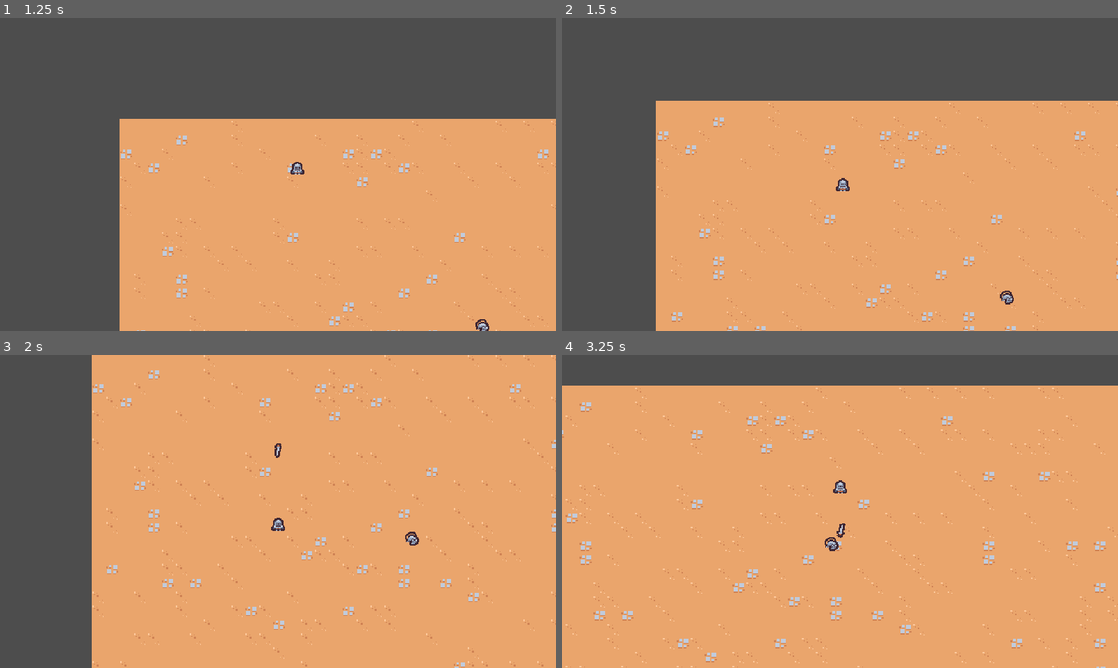
Above: before the commit, frames 1-4 (two rows, left to right).
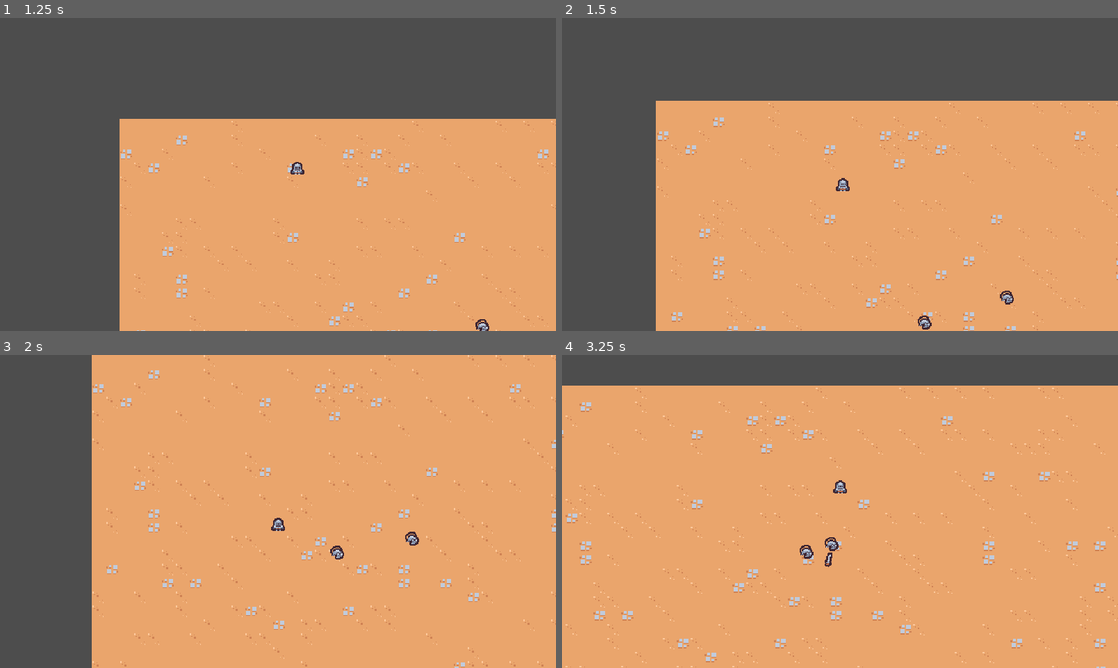
Above: after the commit, the same moments.

Repository: ToraSpaceLab/Survivors
Game: Godot game, scene res://scenes/main/main.tscn
Two runs of this game, one before a commit and one after it. Both use one fixed random seed, a clock stepped at 60 frames per second and the inputs below.
Inputs:
- Up to frame 1 (1.25 s): hold D (move_right) from 0.53 s (still down)
- Up to frame 2 (1.5 s): release D (move_right) at 1.28 s; hold S (move_down) from 1.28 s (still down)
- Up to frame 3 (2 s): keep holding S (move_down)
- Up to frame 4 (3.25 s): release S (move_down) at 2.03 s; hold D (move_right) 2.03-2.78 s; hold W (move_up) from 2.78 s (still down)

Frame 1 is identical in both runs. In frame 2, less than 0.1% of the frame differs, in the area x 64-67%, y 95-100%; in frame 3, 0.1%; in frame 4, 0.2%, in the area x 42-51%, y 53-68%.

Commit message:
Targeting Enemies With Sword Ability

Diff:
--- a/scenes/ability/sword_ability/sword_ability.tscn
+++ b/scenes/ability/sword_ability/sword_ability.tscn
@@ -1,6 +1,33 @@
 [gd_scene load_steps=5 format=3 uid="uid://b0lwqvy0nwd6r"]
 
 [ext_resource type="Texture2D" uid="uid://3mpm640a0xo3" path="res://scenes/ability/sword_ability/sword.png" id="1_14xrd"]
+
+[sub_resource type="Animation" id="Animation_0rv2x"]
+length = 0.001
+tracks/0/type = "value"
+tracks/0/imported = false
+tracks/0/enabled = true
+tracks/0/path = NodePath("Sprite2D:rotation")
+tracks/0/interp = 1
+tracks/0/loop_wrap = true
+tracks/0/keys = {
+"times": PackedFloat32Array(0),
+"transitions": PackedFloat32Array(1),
+"update": 0,
+"values": [0.0]
+}
+tracks/1/type = "value"
+tracks/1/imported = false
+tracks/1/enabled = true
+tracks/1/path = NodePath("Sprite2D:scale")
+tracks/1/interp = 1
+tracks/1/loop_wrap = true
+tracks/1/keys = {
+"times": PackedFloat32Array(0),
+"transitions": PackedFloat32Array(1),
+"update": 0,
+"values": [Vector2(1, 1)]
+}
 
 [sub_resource type="Animation" id="Animation_xyau1"]
 resource_name = "swing"
@@ -45,33 +72,6 @@
 }]
 }
 
-[sub_resource type="Animation" id="Animation_0rv2x"]
-length = 0.001
-tracks/0/type = "value"
-tracks/0/imported = false
-tracks/0/enabled = true
-tracks/0/path = NodePath("Sprite2D:rotation")
-tracks/0/interp = 1
-tracks/0/loop_wrap = true
-tracks/0/keys = {
-"times": PackedFloat32Array(0),
-"transitions": PackedFloat32Array(1),
-"update": 0,
-"values": [0.0]
-}
-tracks/1/type = "value"
-tracks/1/imported = false
-tracks/1/enabled = true
-tracks/1/path = NodePath("Sprite2D:scale")
-tracks/1/interp = 1
-tracks/1/loop_wrap = true
-tracks/1/keys = {
-"times": PackedFloat32Array(0),
-"transitions": PackedFloat32Array(1),
-"update": 0,
-"values": [Vector2(1, 1)]
-}
-
 [sub_resource type="AnimationLibrary" id="AnimationLibrary_fj5y3"]
 _data = {
 "RESET": SubResource("Animation_0rv2x"),
--- a/scenes/ability/sword_ability_controller/sword_ability_controller.gd
+++ b/scenes/ability/sword_ability_controller/sword_ability_controller.gd
@@ -1,4 +1,7 @@
 extends Node
+
+const MAX_RANGE = 150
+
 @export var sword_ability: PackedScene
 
 
@@ -12,6 +15,21 @@
 	if player == null:
 		return
 
+	var enemies = get_tree().get_nodes_in_group("enemy")
+	enemies = enemies.filter(func(enemy: Node2D):
+		return enemy.global_position.distance_squared_to(player.global_position) < pow(MAX_RANGE, 2)
+	)
+
+	if enemies.size() == 0:
+		return
+
+	enemies.sort_custom(func(a: Node2D, b: Node2D):
+		var a_distance = a.global_position.distance_squared_to(player.global_position)
+		var b_distance = b.global_position.distance_squared_to(player.global_position)
+
+		return a_distance < b_distance
+	)
+
 	var sword_instance = sword_ability.instantiate() as Node2D
 	player.get_parent().add_child(sword_instance)
-	sword_instance.global_position = player.global_position
+	sword_instance.global_position = enemies[0].global_position
--- a/scenes/basic_enemy/basic_enemy.tscn
+++ b/scenes/basic_enemy/basic_enemy.tscn
@@ -6,7 +6,7 @@
 [sub_resource type="CircleShape2D" id="CircleShape2D_iu86p"]
 radius = 5.0
 
-[node name="BasicEnemy" type="CharacterBody2D"]
+[node name="BasicEnemy" type="CharacterBody2D" groups=["enemy"]]
 collision_layer = 0
 script = ExtResource("1_7r5bd")
 
--- a/scenes/main/main.tscn
+++ b/scenes/main/main.tscn
@@ -19,3 +19,6 @@
 
 [node name="BasicEnemy" parent="." instance=ExtResource("4_dqn0h")]
 position = Vector2(483, 257)
+
+[node name="BasicEnemy2" parent="." instance=ExtResource("4_dqn0h")]
+position = Vector2(366, 311)
